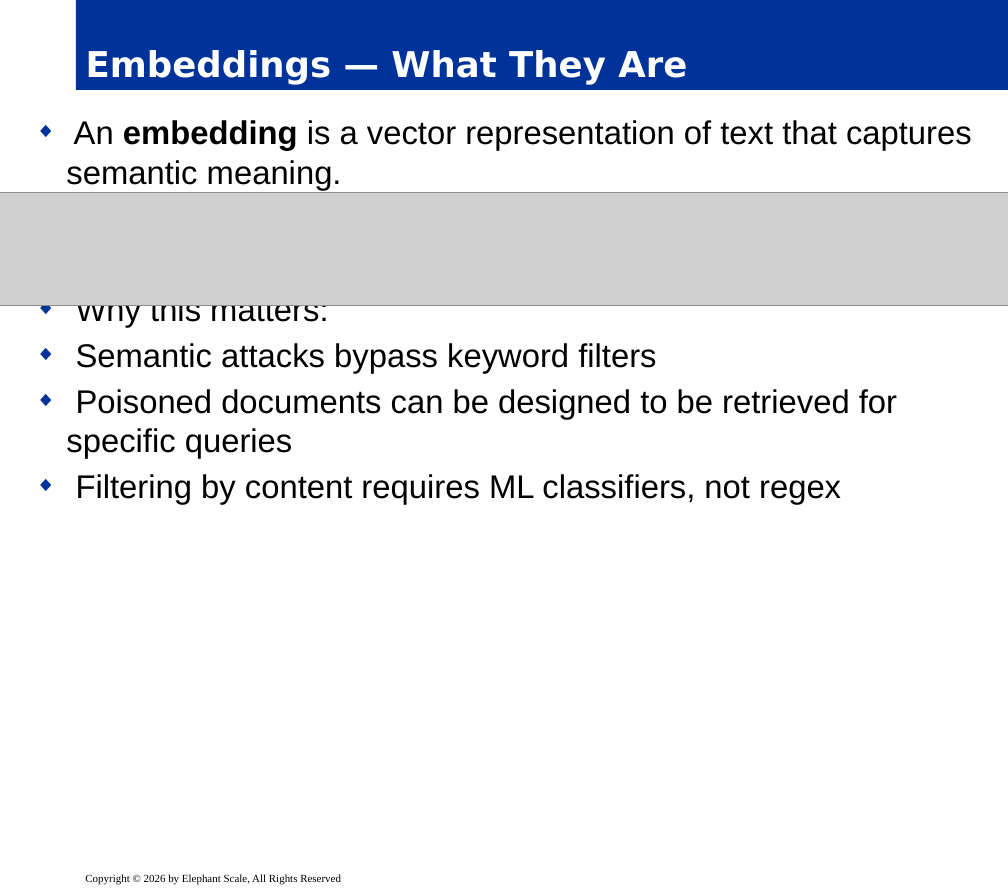
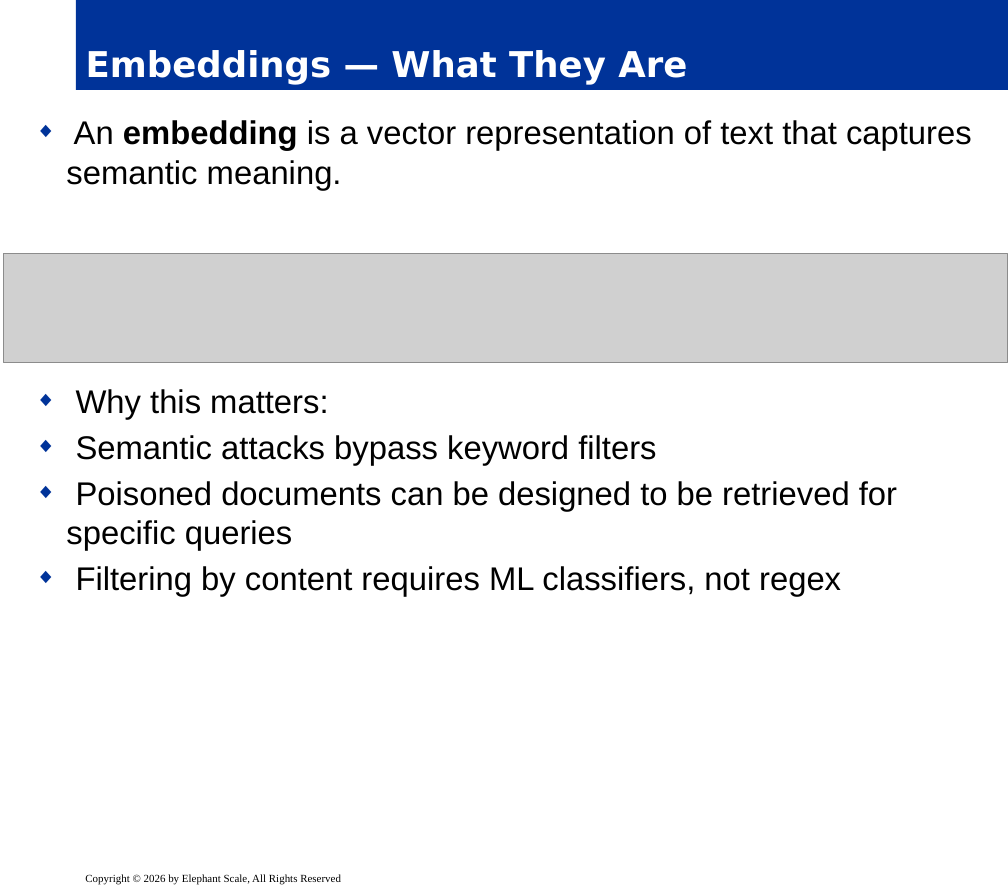
Before and after one commit to elephantscale/AI-Security-for-Security-Teams, a slide deck: slide 14 of slides/release/02__module1.pptx. Drawn at 1008x892 pixels with LibreOffice and Linux fonts; fonts in the diff are those of the drawing; grey boxes stand for pictures; background and template pictures are left out. Boxes give left, top, right and bottom in pixels: in the first picture for what was removed or moved away, otherwise in the second. Text is boxed around its words. In the diff, an @@ line names an element or a change of style, - is before the commit and + after.

```diff
--- a/slides/release/02__module1.pptx
+++ b/slides/release/02__module1.pptx
@@ text "An embedding is a vector ..." rewrapped from <box>66,120,972,505</box> to <box>66,120,972,597</box> @@
@@ picture: place and size @@
-picture at <box>0,193,1008,306</box>
+picture at <box>3,254,1008,363</box>
```
Also in this commit, not shown: 9 other slides changed.
